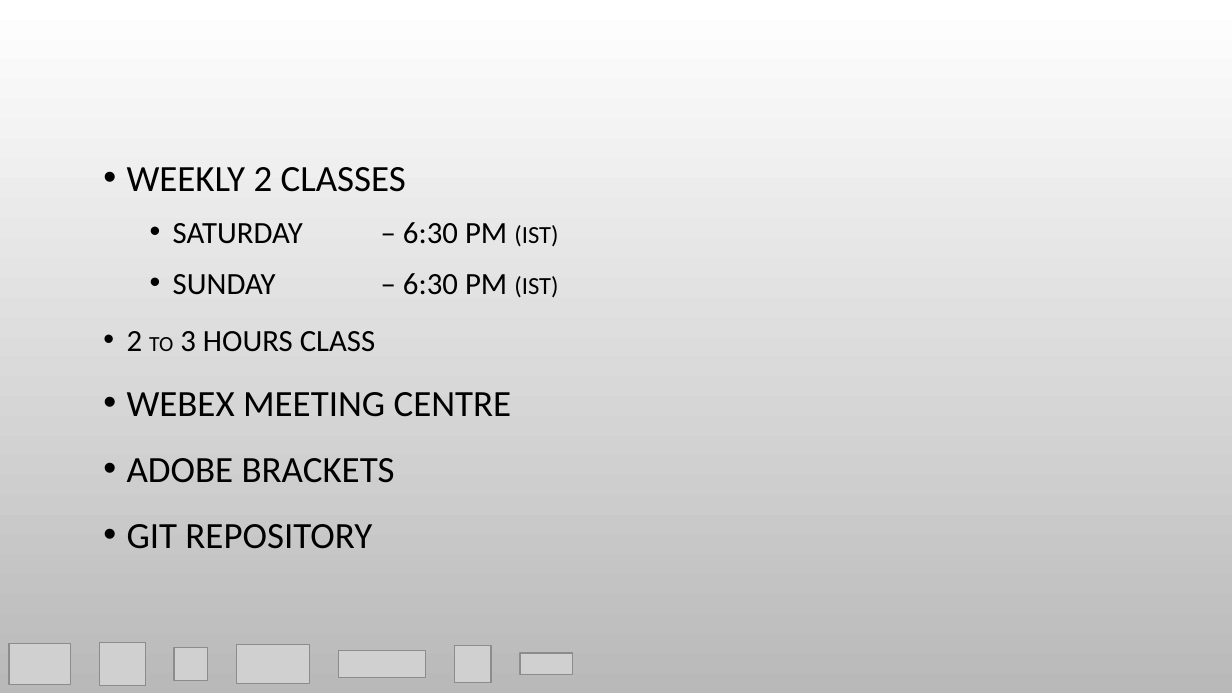
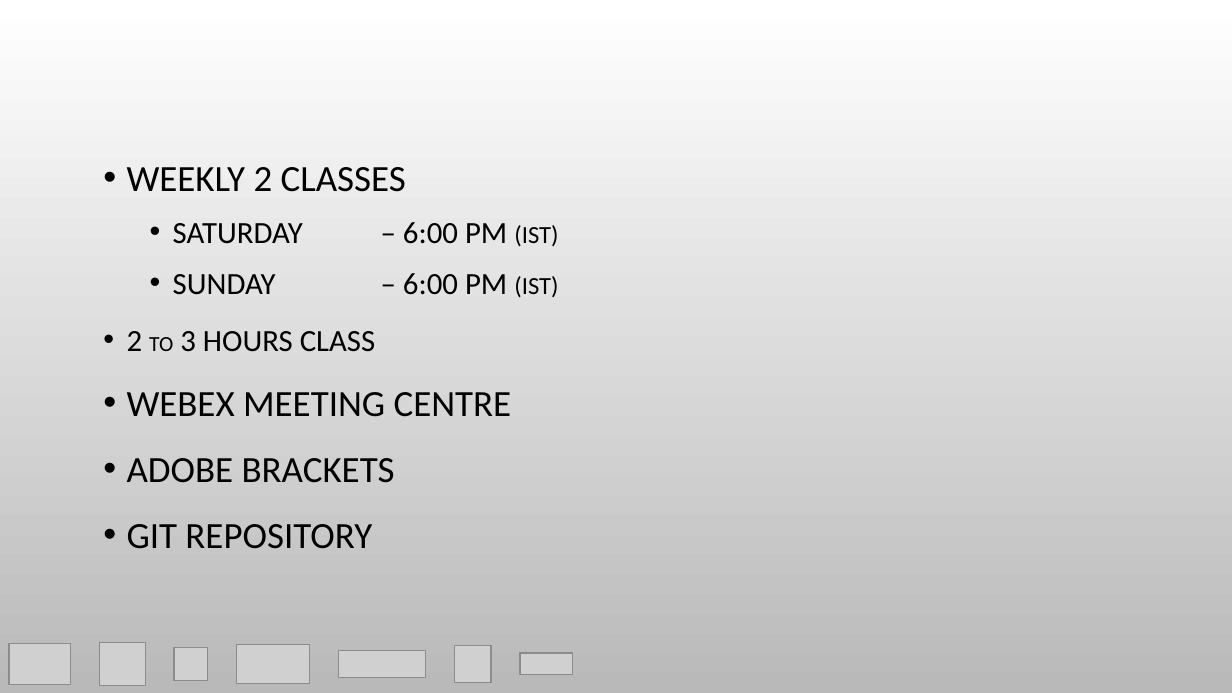
Before and after one commit to vamseekalyan/angular2-batch-may-2017, a slide deck: slide 3 of Intro/Angular-2 Training.pptx. Drawn at 1232x693 pixels with LibreOffice and Linux fonts; fonts in the diff are those of the drawing; grey boxes stand for pictures; background and template pictures are left out. Boxes give left, top, right and bottom in pixels: in the first picture for what was removed or moved away, otherwise in the second. Text is boxed around its words. In the diff, an @@ line names an element or a change of style, - is before the commit and + after.

```diff
--- a/Intro/Angular-2 Training.pptx
+++ b/Intro/Angular-2 Training.pptx
@@ text at [173,222,558,298]: text changed @@
-  • SATURDAY – 6:30 PM (IST)
-  • SUNDAY – 6:30 PM (IST)
+  • SATURDAY – 6:00 PM (IST)
+  • SUNDAY – 6:00 PM (IST)
```
Also in this commit, not shown: 1 other slide changed, 32 other files.
